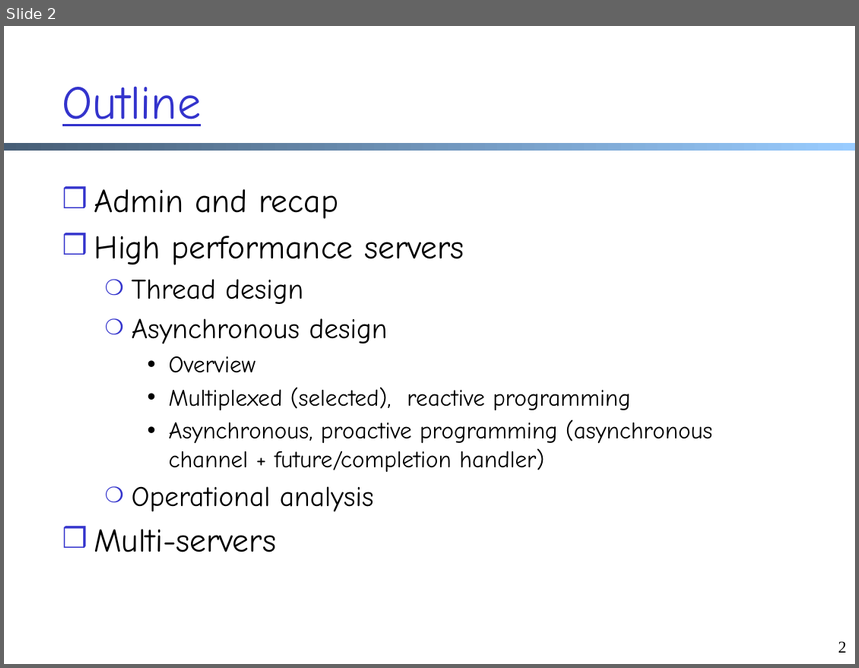
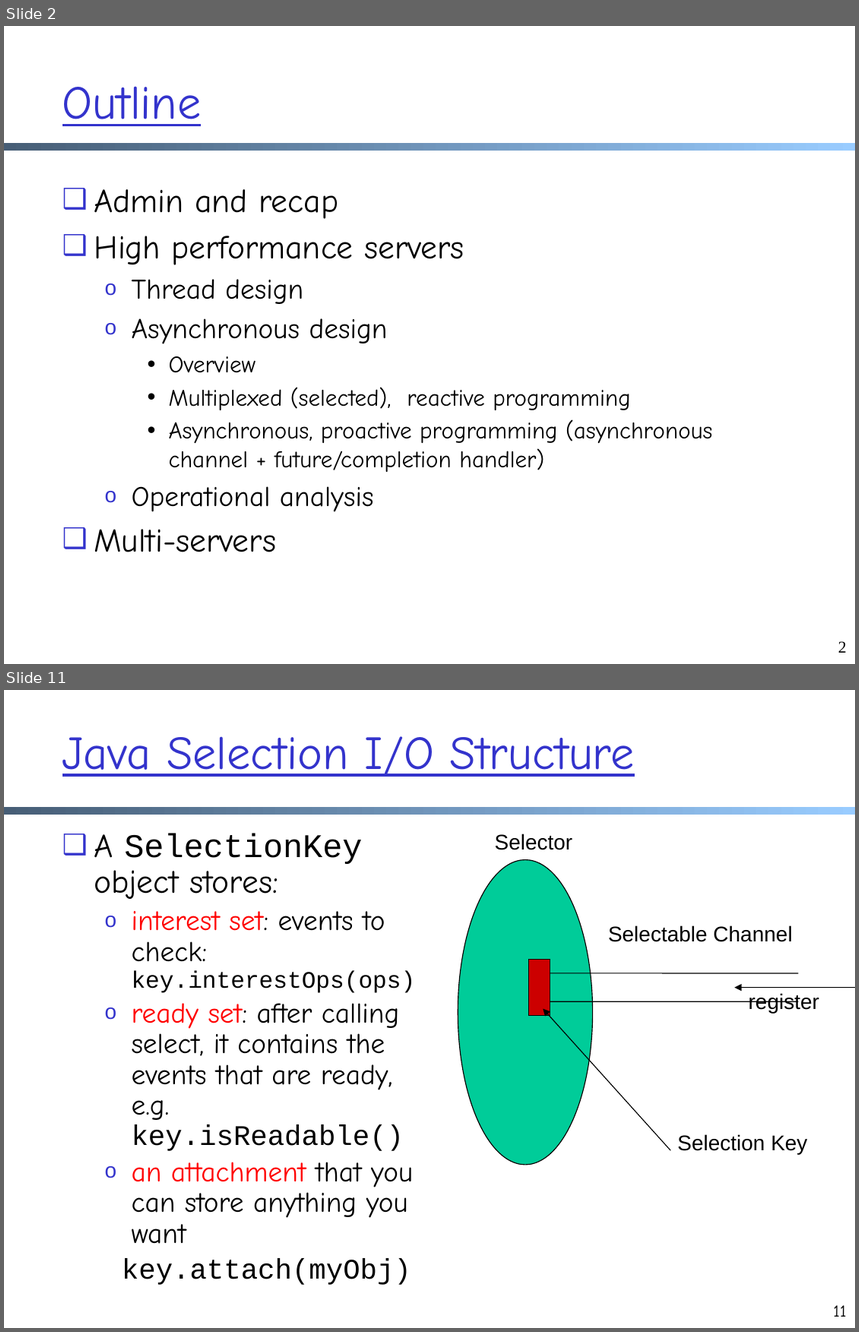
Before and after one commit to xiangq27/xiangq27.github.io, a slide deck: courses/cnns-xmuf21/files/lectures/application-op-analysis-load-balance.pptx. Shown one above the other, each under a label of ours: slide 2 before the commit, slides 2 and 11 after it; the slides between them are not shown. The pictures are 859x668 and 859x1332 pixels, drawn with LibreOffice and Linux fonts; fonts in the diff are those of the drawing. Boxes give left, top, right and bottom in pixels: in the first picture for what was removed or moved away, otherwise in the second. Text is boxed around its words. In the diff, an @@ line names an element or a change of style, - is before the commit and + after.

```diff
--- a/courses/cnns-xmuf21/files/lectures/application-op-analysis-load-balance.pptx
+++ b/courses/cnns-xmuf21/files/lectures/application-op-analysis-load-balance.pptx
@@ slide 11 added at [4,690,855,1328], background #FFFFFF; not listed: 1 template element that a slide beside it also shows @@
@@ title added at [63,736,635,777], 40 pt, text #3333CC, underline @@
+Java Selection I/O Structure
@@ text added at [94,833,416,1244], 24 pt, text #000000 @@
+❑ A SelectionKey object stores:
+  o interest set: events to check: key.interestOps(ops)
+  o ready set: after calling select, it contains the events that are ready, e.g.
+    key.isReadable()
+  o an attachment that you can store anything you want
+  key.attach(myObj)
@@ text added at [495,834,573,850], 18 pt, text #000000 @@
+Selector
@@ ellipse added at [458,860,592,1165], fill #00CC99, outline #000000 0.75 pt @@
@@ text added at [608,926,792,942], 18 pt, text #000000 @@
+Selectable Channel
@@ rectangle added at [529,959,550,1016], fill #CC0000, outline #000000 0.75 pt @@
@@ line added from (550, 973) to (798, 973), #000000 0.75 pt @@
@@ line added from (550, 1002) to (798, 1002), #000000 0.75 pt @@
@@ arrow added from (855, 988) to (734, 988), #000000 0.75 pt @@
@@ text added at [749,993,819,1013], 18 pt, text #000000 @@
+register
@@ arrow added from (671, 1151) to (543, 1009), #000000 0.75 pt @@
@@ text added at [677,1135,807,1155], 18 pt, text #000000 @@
+Selection Key
@@ page number added at [833,1306,846,1317], 14 pt, text #000000 @@
+11
@@ slide 2 changed as well @@
@@ text at [94,189,465,553]: bullet ❒ to ❑; bullet ❍ to o @@
```
Also in this commit, not shown: 43 other slides changed, 41 other slides added, 1 slide removed, 23 other files.
